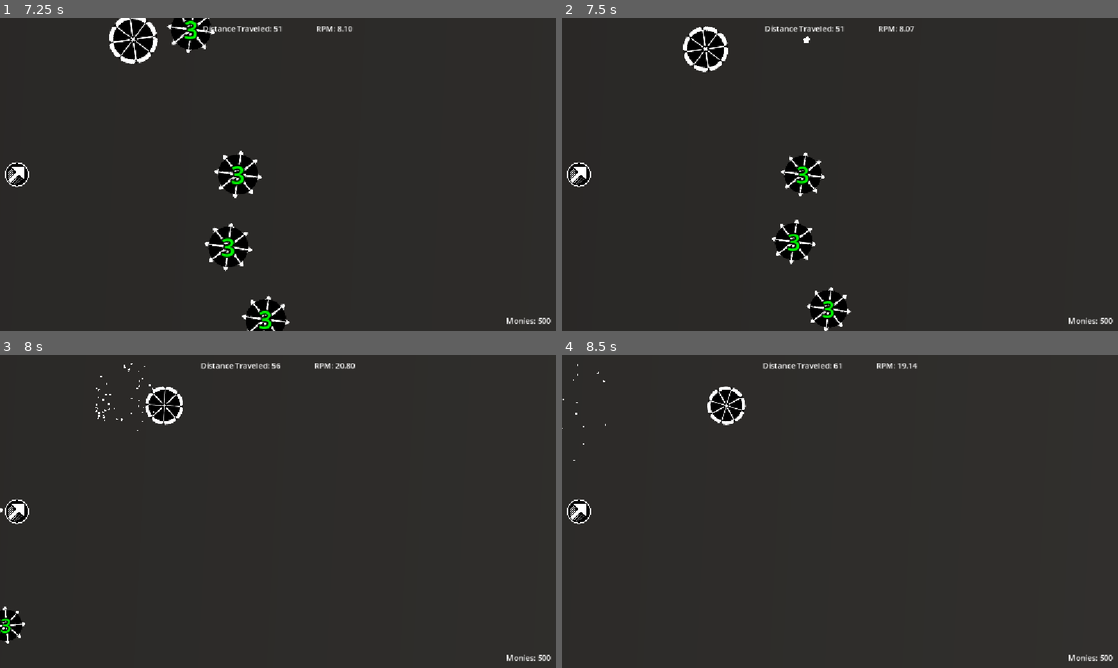
Above: before the commit, frames 1-4 (two rows, left to right).
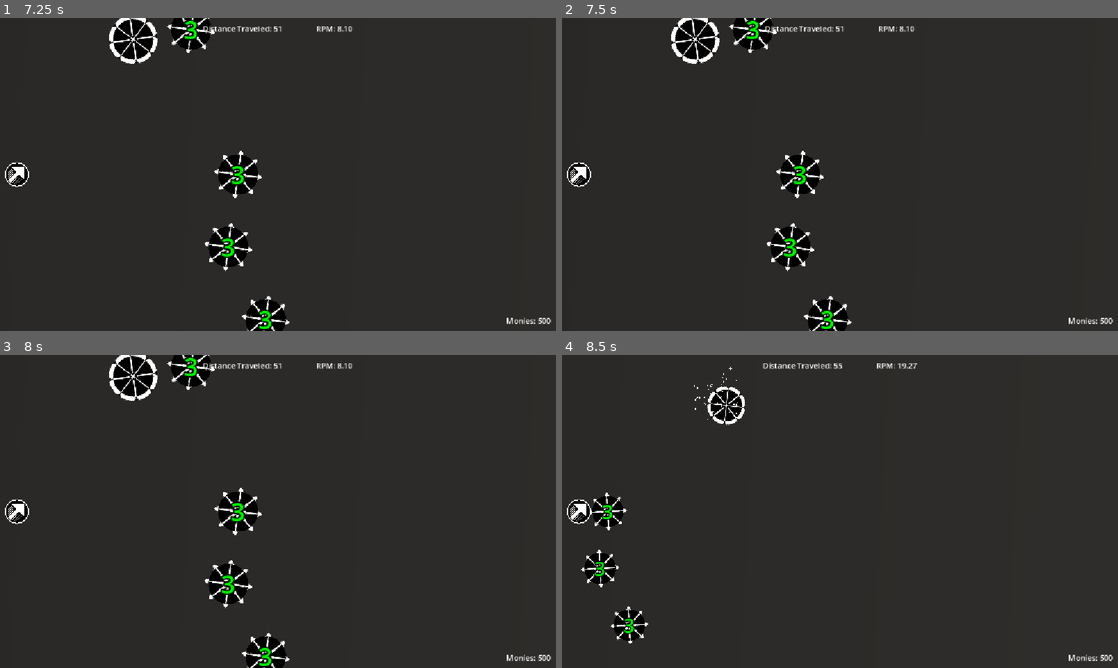
Above: after the commit, the same moments.

Repository: ryder-james/AVerySeriousGameJam
Game: Godot game, scene res://ui/main_menu.tscn
Two runs of this game, one before a commit and one after it. Both use one fixed random seed, a clock stepped at 60 frames per second and the inputs below. The engine's default icon, where the game draws it, is replaced by a stand-in: a white triangle on a blue panel in a dark square. Sound files missing from this copy of the repository are replaced by a short silence.
Inputs:
- Up to frame 1 (7.25 s): click "Start" at 0.5 s; tap Enter at 1.25 s; hold A (ccw) 1.28-2.03 s; tap Space (launch) at 2, 5.1 s; tap D (cw) at 2.1, 6.6 s; hold Space (launch) 2.78-3.53 s; tap A (ccw) at 3.6 s; hold D (cw) 4.28-5.03 s; hold A (ccw) 5.78-6.53 s
- Up to frame 2 (7.5 s): hold Space (launch) from 7.28 s (still down)
- Up to frame 3 (8 s): keep holding Space (launch)
- Up to frame 4 (8.5 s): release Space (launch) at 8.03 s; tap A (ccw) at 8.1 s

Frame 1 is identical in both runs. In frame 2, 3.5% of the frame differs, in the area x 19-64%, y 0-100%; in frame 3, 5.1%, in the area x 0-64%, y 0-100%; in frame 4, 1.8%.

Commit message:
feat: Add enemy death messages

Diff:
--- a/enemies/enemy.gd
+++ b/enemies/enemy.gd
@@ -6,15 +6,18 @@
 @export var max_speed: float = 1000.0
 @export var gravity_force: float = 50.0
 @export var initial_spin_force: float = 5.0
+@export var death_messages: Array[String] = []
 
 var _targets := []
 
+@onready var death_message: Label = %DeathMessage
 @onready var rpm_agent: RPMAgent = %RPMAgent
 @onready var _gravity: Area2D = %Gravity
 @onready var _steering: SteeringController = %Steering
 
 
 func _ready() -> void:
+	death_message.text = death_messages.pick_random()
 	# I got to this function by just playing around in Desmos until I liked the
 	#   multipliers I saw. They are magic numbers in the most literal sense.
 	# Takes the form of a((D / b)^2) + 1, where D is how far the player has
@@ -37,6 +40,7 @@
 
 
 func _process(_delta: float) -> void:
+	death_message.global_position = global_position - Vector2(300.0, 115.0)
 	if global_position.x < Game.player.global_position.x - 1000.0:
 		queue_free()
 
--- a/enemies/enemy.tscn
+++ b/enemies/enemy.tscn
@@ -28,6 +28,7 @@
 inertia = 0.25
 script = ExtResource("1_4gyqm")
 gravity_force = 200.0
+death_messages = Array[String](["Take it one step at a time.", "You are capable and ready.", "Drink some water.", "Don't forget to take breaks.", "You can rest if you need to.", "Don't spin yourself out.", "You are enough.", "I have 4 children!", "When it's time, you'll know.", "You're doing better than you think.", "Keep your head up.", "Trust yourself.", "Be gentle with yourself.", "Breathe. Relax.", "Keep pushing forward.", "Inertia is a property of matter.", "Just keep spinning...", "Don't leave my top child a top orphan!", "Entropy is Relentless.", "Kindness is a war of its own."])
 
 [node name="Visual" type="Sprite2D" parent="." unique_id=1297228985]
 unique_name_in_owner = true
@@ -85,3 +86,29 @@
 horizontal_alignment = 1
 vertical_alignment = 1
 script = ExtResource("5_07tka")
+
+[node name="DeathMessage" type="Label" parent="." unique_id=2097306460]
+unique_name_in_owner = true
+process_mode = 3
+top_level = true
+anchors_preset = 8
+anchor_left = 0.5
+anchor_top = 0.5
+anchor_right = 0.5
+anchor_bottom = 0.5
+offset_left = -876.0
+offset_top = -439.0
+offset_right = -276.0
+offset_bottom = -367.0
+grow_horizontal = 2
+grow_vertical = 2
+offset_transform_position = Vector2(-25, -38.775)
+theme_override_colors/font_color = Color(1, 1, 1, 1)
+theme_override_colors/font_outline_color = Color(0, 0, 0, 1)
+theme_override_constants/outline_size = 8
+theme_override_font_sizes/font_size = 32
+text = "Don't Burn Yourself Out"
+horizontal_alignment = 1
+vertical_alignment = 1
+visible_characters = 0
+visible_ratio = 0.0
--- a/game.gd
+++ b/game.gd
@@ -42,11 +42,7 @@
 func start_clash(player_rpm: RPMAgent, enemy_rpm: RPMAgent) -> void:
 	var clash_result := calculate_clash_results(player_rpm, enemy_rpm)
 	if clash_result == ClashResult.PLAYER_SUPER_VICTORY:
-		_zoom_in()
-		player.shockwave.play()
-		get_tree().paused = true
-		get_tree().create_timer(0.4, true).timeout.connect(
-				_unclash.bind(clash_result, enemy_rpm))
+		_do_clash(enemy_rpm)
 	clash.emit(player_rpm, enemy_rpm, clash_result)
 
 
@@ -109,8 +105,23 @@
 	tween.set_ignore_time_scale(true)
 
 
-func _unclash(clash_result: ClashResult, enemy: RPMAgent) -> void:
+func _do_clash(enemy_rpm: RPMAgent) -> void:
+	_zoom_in()
+	player.shockwave.play()
+	get_tree().paused = true
+	var enemy = enemy_rpm.parent_rb
+
+	var tween := create_tween()
+	tween.set_pause_mode(Tween.TWEEN_PAUSE_PROCESS)
+	tween.set_ignore_time_scale(true)
+	tween.tween_property(enemy.death_message, "visible_ratio", 1.0, 0.5)
+	tween.finished.connect(func() -> void:
+			get_tree().create_timer(0.5, true).timeout.connect(
+				_unclash.bind(enemy_rpm))
+	)
+
+
+func _unclash(enemy: RPMAgent) -> void:
 	get_tree().paused = false
 	_zoom_out()
-	if clash_result == ClashResult.PLAYER_SUPER_VICTORY:
-		enemy.parent_rb.kill()
+	enemy.parent_rb.kill()
